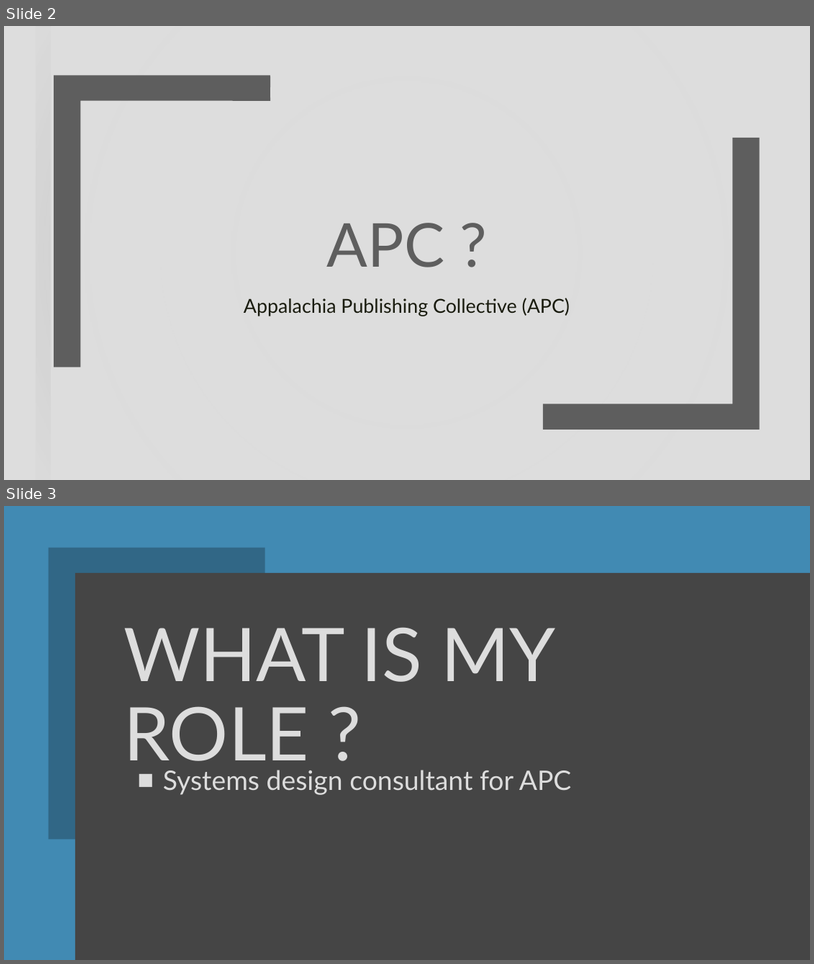
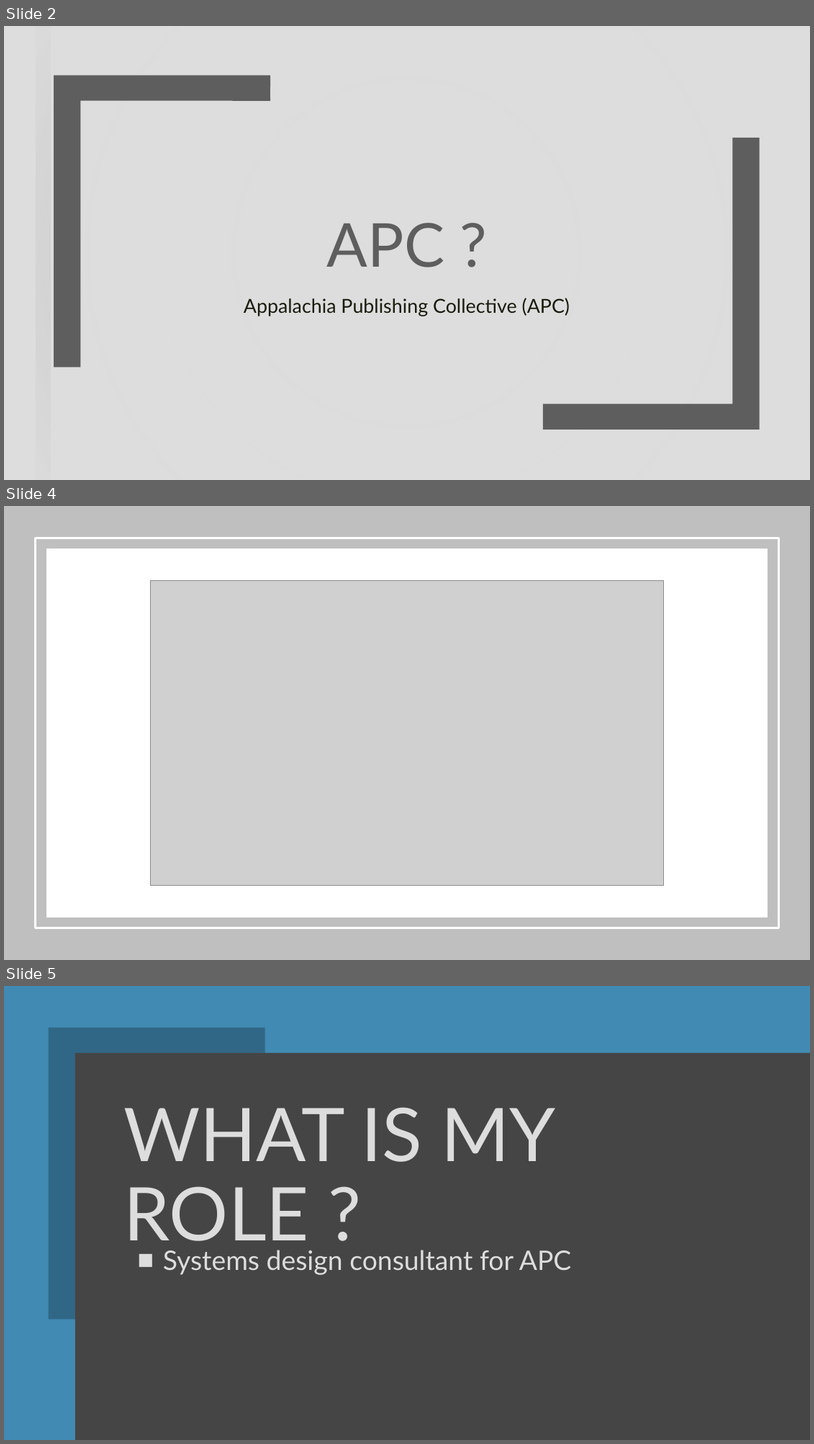
Before and after one commit to edunzer/YR4_TERM-3, a slide deck: Advanced Technical Writing/WEEK 10/Assignment #5 Oral Presentation.pptx. Shown one above the other, each under a label of ours: slides 2 and 3 before the commit, slides 2, 4 and 5 after it; the slides between them are not shown. The pictures are 814x964 and 814x1444 pixels, drawn with LibreOffice and Linux fonts; fonts in the diff are those of the drawing; grey boxes stand for pictures; background and template pictures are left out. Boxes give left, top, right and bottom in pixels: in the first picture for what was removed or moved away, otherwise in the second. Text is boxed around its words. In the diff, an @@ line names an element or a change of style, - is before the commit and + after.

```diff
--- a/Advanced Technical Writing/WEEK 10/Assignment #5 Oral Presentation.pptx
+++ b/Advanced Technical Writing/WEEK 10/Assignment #5 Oral Presentation.pptx
@@ slide 4 added at (x1=4, y1=506, x2=810, y2=960), background #DDDDDD; not listed: 1 template element that a slide beside it also shows @@
@@ rectangle added at (x1=4, y1=506, x2=810, y2=960), fill #BFBFBF @@
@@ rectangle added at (x1=36, y1=538, x2=779, y2=928), outline #FFFFFF 2.75 pt @@
@@ rectangle added at (x1=46, y1=548, x2=768, y2=917), fill #FFFFFF @@
@@ picture added at (x1=150, y1=580, x2=665, y2=885) @@
@@ what was slide 3 is now slide 5 @@
```
Also in this commit, not shown: 2 slides changed, 3 other slides added, 2 slides removed.
